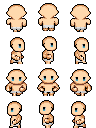
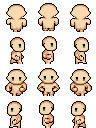
Layer changes from the first (96, 128) image to the second:
hid "Underwear (male)" over (x1=10, y1=25, x2=87, y2=126)
hid "Hair", painted on it over (x1=10, y1=25, x2=87, y2=112)
hid "Blue Eyes" over (x1=11, y1=45, x2=86, y2=112)
